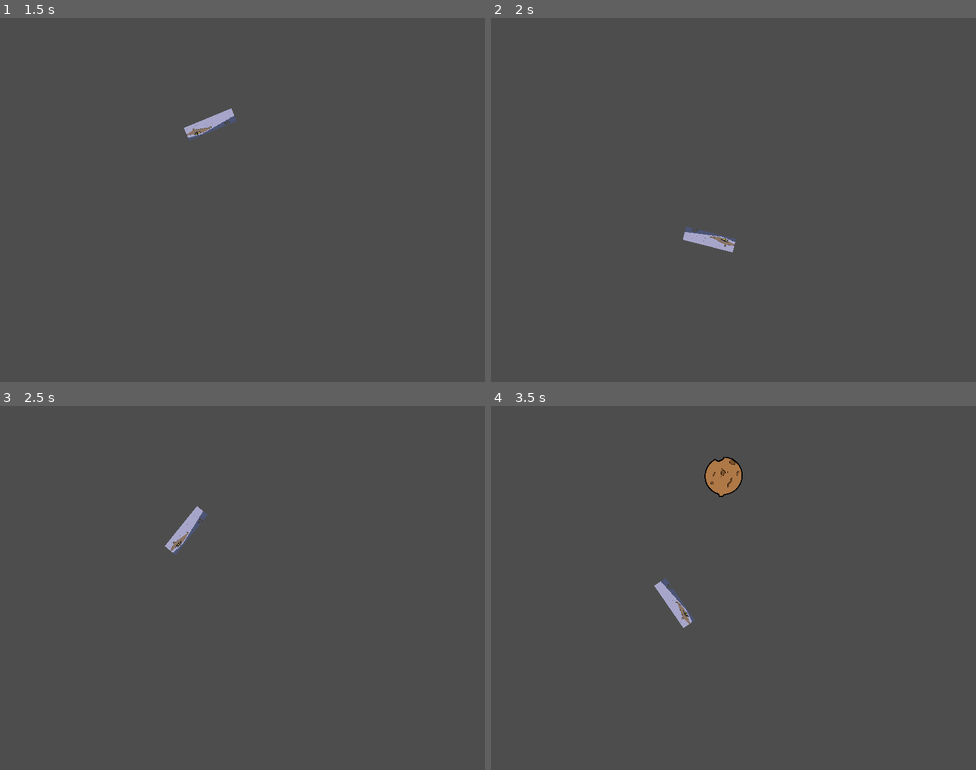
Above: before the commit, frames 1-4 (two rows, left to right).
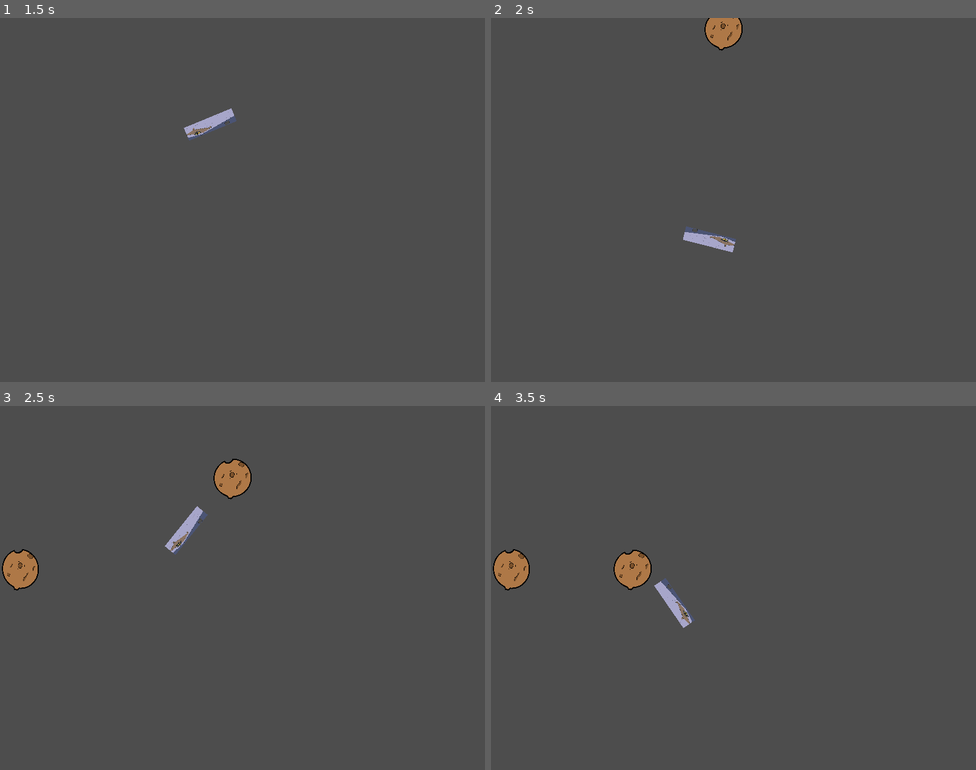
Above: after the commit, the same moments.

Repository: Goonie19/TherapySunProject
Game: Godot game, scene res://scenes/Minigame/minigame_scene.tscn
Same seed, same stepped clock (60 frames per second), same inputs: the game is played once before the commit and once after it. This scene is started directly instead of the project's main scene.
Inputs:
- Up to frame 1 (1.5 s): tap Enter at 0.5 s; hold Right 0.53-1.28 s; hold Left from 1.28 s (still down)
- Up to frame 2 (2 s): keep holding Left
- Up to frame 3 (2.5 s): release Left at 2.03 s; hold Right from 2.03 s (still down)
- Up to frame 4 (3.5 s): keep holding Right

Frame 1 is identical in both runs. In frame 2, 0.6% of the frame differs, in the area x 44-52%, y 0-9%; in frame 3, 1.3%; in frame 4, 2.0%, in the area x 0-52%, y 14-51%.

Commit message:
adding animation tree and detection of character collision with meteors

Diff:
--- a/scenes/Minigame/minigame_scene.tscn
+++ b/scenes/Minigame/minigame_scene.tscn
@@ -1,25 +1,26 @@
-[gd_scene load_steps=7 format=3 uid="uid://ctwd6aklt5ujt"]
+[gd_scene load_steps=8 format=3 uid="uid://ctwd6aklt5ujt"]
 
 [ext_resource type="Script" uid="uid://coqq1jfjru4af" path="res://scripts/Minigame/MinigameController.gd" id="1_7rs4c"]
 [ext_resource type="Texture2D" uid="uid://c3sm7vmp2sspu" path="res://assets/Bg/Sun therapy bg consulta.png" id="1_fa470"]
 [ext_resource type="Script" uid="uid://c1u7xqijkxsii" path="res://scripts/Minigame/Rotator/blocker_rotator.gd" id="1_jarmb"]
+[ext_resource type="Script" uid="uid://dd0winw0gcvnj" path="res://scripts/Minigame/CharacterImpactDetection/character_impact_detection.gd" id="2_7rs4c"]
 [ext_resource type="PackedScene" uid="uid://c7nyikn0c75k3" path="res://scenes/Minigame/Meteors/meteor_spawner.tscn" id="4_ox4ev"]
 
 [sub_resource type="CircleShape2D" id="CircleShape2D_jarmb"]
-radius = 50.0
+radius = 44.34
 
 [sub_resource type="RectangleShape2D" id="RectangleShape2D_byaxx"]
-size = Vector2(1608.58, 1217.56)
+size = Vector2(1608.58, 292.991)
 
 [node name="MinigameScene" type="Node2D" node_paths=PackedStringArray("minigame_timer", "spawn_timer", "meteor_spawner", "sun_space_rotator_node")]
 position = Vector2(385, 268)
 script = ExtResource("1_7rs4c")
-minigame_time = 5.0
+minigame_time = 30.0
 minigame_timer = NodePath("Minigame Timer")
 spawn_timer = NodePath("Spawn Timer")
 meteor_spawner = NodePath("Meteor Spawner")
 sun_space_rotator_node = NodePath("SunSpace")
-spawn_lapse = 2
+spawn_lapse = 1
 
 [node name="Minigame Timer" type="Timer" parent="."]
 one_shot = true
@@ -27,6 +28,7 @@
 [node name="Spawn Timer" type="Timer" parent="."]
 
 [node name="SunSpace" type="Node2D" parent="."]
+script = ExtResource("2_7rs4c")
 
 [node name="Sun Area 2D" type="Area2D" parent="SunSpace"]
 collision_mask = 4
@@ -44,11 +46,11 @@
 texture = ExtResource("1_fa470")
 
 [node name="Blocker Area 2D" type="Area2D" parent="SunSpace/Blocker Rotator/Sprite blocker"]
-scale = Vector2(1, 1)
 collision_layer = 2
 collision_mask = 4
 
 [node name="CollisionShape2D" type="CollisionShape2D" parent="SunSpace/Blocker Rotator/Sprite blocker/Blocker Area 2D"]
+position = Vector2(0, 462.285)
 scale = Vector2(1, 1)
 shape = SubResource("RectangleShape2D_byaxx")
 
@@ -56,4 +58,5 @@
 
 [connection signal="timeout" from="Minigame Timer" to="." method="finish_minigame"]
 [connection signal="timeout" from="Spawn Timer" to="." method="spawn_random_meteor"]
+[connection signal="area_entered" from="SunSpace/Sun Area 2D" to="SunSpace" method="receive_impact"]
 [connection signal="area_entered" from="SunSpace/Blocker Rotator/Sprite blocker/Blocker Area 2D" to="SunSpace/Blocker Rotator" method="_on_blocker_area_2d_area_entered"]
--- a/scenes/Sun/SunCharacter.tscn
+++ b/scenes/Sun/SunCharacter.tscn
@@ -91,10 +91,86 @@
 &"Shocked": SubResource("Animation_hqrqv")
 }
 
+[sub_resource type="AnimationNodeAnimation" id="AnimationNodeAnimation_hqrqv"]
+animation = &"Not Bother"
+
+[sub_resource type="AnimationNodeAnimation" id="AnimationNodeAnimation_mkfyf"]
+animation = &"Sad"
+
+[sub_resource type="AnimationNodeAnimation" id="AnimationNodeAnimation_n2gfu"]
+animation = &"Shocked"
+
+[sub_resource type="AnimationNodeStateMachineTransition" id="AnimationNodeStateMachineTransition_pwcjt"]
+advance_mode = 2
+
+[sub_resource type="AnimationNodeStateMachineTransition" id="AnimationNodeStateMachineTransition_s61ig"]
+advance_mode = 2
+advance_condition = &"Shock"
+
+[sub_resource type="AnimationNodeStateMachineTransition" id="AnimationNodeStateMachineTransition_hqrqv"]
+advance_mode = 2
+advance_condition = &"Sad"
+
+[sub_resource type="AnimationNodeStateMachineTransition" id="AnimationNodeStateMachineTransition_mkfyf"]
+advance_mode = 2
+advance_condition = &"Nbother"
+
+[sub_resource type="AnimationNodeStateMachineTransition" id="AnimationNodeStateMachineTransition_n2gfu"]
+advance_mode = 2
+advance_condition = &"Nbother"
+
+[sub_resource type="AnimationNodeStateMachineTransition" id="AnimationNodeStateMachineTransition_tgr0p"]
+advance_mode = 2
+advance_condition = &"Sad"
+
+[sub_resource type="AnimationNodeStateMachineTransition" id="AnimationNodeStateMachineTransition_gkjxb"]
+advance_mode = 2
+advance_condition = &"Shock"
+
+[sub_resource type="AnimationNodeStateMachine" id="AnimationNodeStateMachine_tgr0p"]
+"states/Not Bother/node" = SubResource("AnimationNodeAnimation_hqrqv")
+"states/Not Bother/position" = Vector2(578, 54)
+states/Sad/node = SubResource("AnimationNodeAnimation_mkfyf")
+states/Sad/position = Vector2(331, 54)
+states/Shocked/node = SubResource("AnimationNodeAnimation_n2gfu")
+states/Shocked/position = Vector2(331, 199)
+transitions = ["Start", "Sad", SubResource("AnimationNodeStateMachineTransition_pwcjt"), "Sad", "Shocked", SubResource("AnimationNodeStateMachineTransition_s61ig"), "Shocked", "Sad", SubResource("AnimationNodeStateMachineTransition_hqrqv"), "Sad", "Not Bother", SubResource("AnimationNodeStateMachineTransition_mkfyf"), "Shocked", "Not Bother", SubResource("AnimationNodeStateMachineTransition_n2gfu"), "Not Bother", "Sad", SubResource("AnimationNodeStateMachineTransition_tgr0p"), "Not Bother", "Shocked", SubResource("AnimationNodeStateMachineTransition_gkjxb")]
+graph_offset = Vector2(-65.7431, 0)
+
+[sub_resource type="AnimationNodeAnimation" id="AnimationNodeAnimation_pwcjt"]
+animation = &"Meditate"
+
+[sub_resource type="AnimationNodeAnimation" id="AnimationNodeAnimation_s61ig"]
+animation = &"Shocked"
+
+[sub_resource type="AnimationNodeStateMachineTransition" id="AnimationNodeStateMachineTransition_2mici"]
+advance_mode = 2
+
+[sub_resource type="AnimationNodeStateMachineTransition" id="AnimationNodeStateMachineTransition_7i1pi"]
+advance_mode = 2
+advance_condition = &"Meditate"
+
+[sub_resource type="AnimationNodeStateMachineTransition" id="AnimationNodeStateMachineTransition_ubbqn"]
+advance_mode = 2
+advance_condition = &"Hit"
+
+[sub_resource type="AnimationNodeStateMachineTransition" id="AnimationNodeStateMachineTransition_87cv3"]
+switch_mode = 2
+advance_mode = 2
+
+[sub_resource type="AnimationNodeStateMachine" id="AnimationNodeStateMachine_gkjxb"]
+states/Conversations/node = SubResource("AnimationNodeStateMachine_tgr0p")
+states/Conversations/position = Vector2(362, 86)
+states/Meditate/node = SubResource("AnimationNodeAnimation_pwcjt")
+states/Meditate/position = Vector2(570, 78)
+states/Shocked/node = SubResource("AnimationNodeAnimation_s61ig")
+states/Shocked/position = Vector2(555, 174)
+transitions = ["Start", "Conversations", SubResource("AnimationNodeStateMachineTransition_2mici"), "Conversations", "Meditate", SubResource("AnimationNodeStateMachineTransition_7i1pi"), "Meditate", "Shocked", SubResource("AnimationNodeStateMachineTransition_ubbqn"), "Shocked", "Meditate", SubResource("AnimationNodeStateMachineTransition_87cv3")]
+
 [node name="SunCharacter" type="Node2D" node_paths=PackedStringArray("anim", "anim_tree")]
 script = ExtResource("1_iup7j")
 anim = NodePath("AnimationPlayer")
-anim_tree = NodePath("")
+anim_tree = NodePath("AnimationTree")
 
 [node name="SunFire" parent="." instance=ExtResource("1_oqqtn")]
 position = Vector2(0, -6.675)
@@ -107,3 +183,12 @@
 libraries = {
 &"": SubResource("AnimationLibrary_ehf26")
 }
+
+[node name="AnimationTree" type="AnimationTree" parent="."]
+tree_root = SubResource("AnimationNodeStateMachine_gkjxb")
+anim_player = NodePath("../AnimationPlayer")
+parameters/conditions/Hit = false
+parameters/conditions/Meditate = false
+parameters/Conversations/conditions/Nbother = false
+parameters/Conversations/conditions/Sad = false
+parameters/Conversations/conditions/Shock = false
--- a/scripts/Character/character_controller.gd
+++ b/scripts/Character/character_controller.gd
@@ -5,4 +5,7 @@
 @export var anim : AnimationPlayer
 @export var anim_tree : AnimationTree
 
-var current_state = character_state.Sad
+var current_state : CharacterState.character_state = CharacterState.character_state.Sad
+
+func set_character_state(state: CharacterState.character_state) -> void:
+	print(state)
--- a/scripts/Character/character_state.gd
+++ b/scripts/Character/character_state.gd
@@ -1,6 +1,7 @@
-class_name character_state
-enum {
+class_name CharacterState
+enum character_state {
 	Sad,
 	Shocked,
-	Meditating
+	Meditating,
+	Hit
 }
--- /dev/null
+++ b/scripts/Minigame/CharacterImpactDetection/character_impact_detection.gd
@@ -0,0 +1,12 @@
+extends Node2D
+
+class_name CharacterImpactDetection
+
+var character: CharacterController
+
+func set_dependencies(char: CharacterController):
+	character = char
+
+func receive_impact(area: Area2D):
+	if(character):
+		character.set_character_state(CharacterState.character_state.Hit)
--- a/scripts/Minigame/MinigameController.gd
+++ b/scripts/Minigame/MinigameController.gd
@@ -10,8 +10,13 @@
 
 #@export var character_rotator
 
+var character: CharacterController
+
 func _ready() -> void:
 	start_minigame()
+
+func set_dependencies(character_controller: CharacterController):
+	character = character_controller
 
 func start_minigame():
 	minigame_timer.start(minigame_time)
Not shown: 1 places in scenes/Sun/SunCharacter.tscn that only renumber resources
Not shown, added: scripts/Minigame/CharacterImpactDetection/character_impact_detection.gd.uid
Not shown, added: assets/KritaFiles/Meteoritos.kra
Not shown, added: assets/KritaFiles/Sun therapy bg.kra
Not shown, added: assets/KritaFiles/Sun.kra
